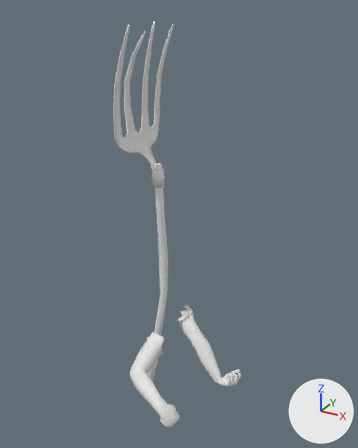
A saved change to the Blender file Mhmd/Blender/Placeholders/Placeholder_Hand/Hand_location_with_Fork.blend.
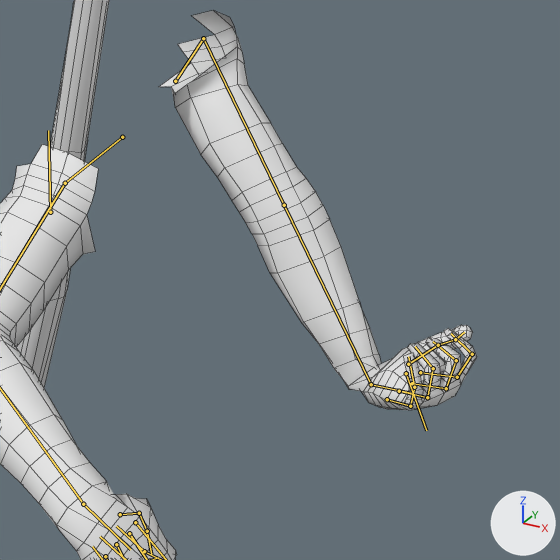
Each version is shown whole from a camera (50 mm lens) standing at (1.322, -2.089, 1.891) and looking at (0.215, -0.076, 0.885), then close up on the part from 40% to 72% of the width and 68% to 93% of the height. Lighting does not change. The marker at lower right points along +X, +Y and +Z. Both versions are drawn at frame 0 of the action 'Fork_Attack'; the numbers are the values there. The bones that bend it are drawn over the model as lines in the close-ups. The close-ups show mesh edges as thin lines.

Objects in the first close-up: 'Pitchfork_2_Handle', 'main_char.001'.
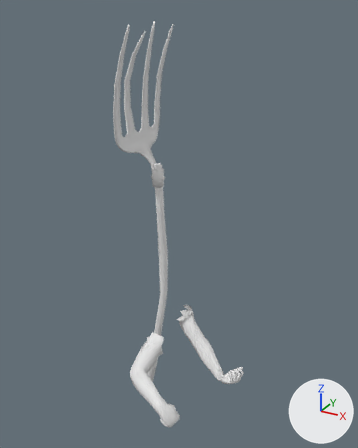
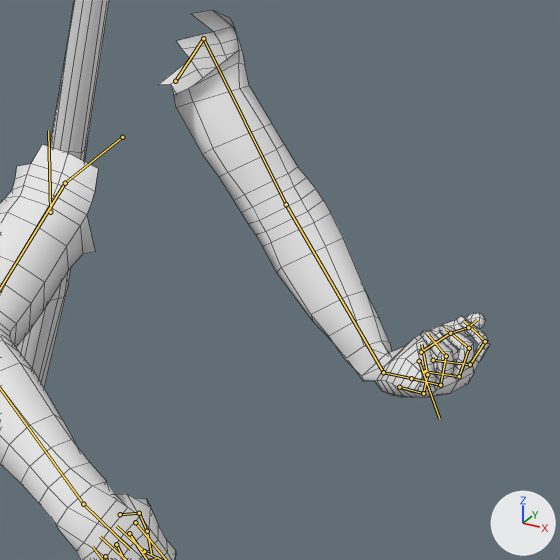
Commit message: fork idle and attack

Where the change shows, as pixel boxes (x1, y1, x2, y2) in the close-ups (560 x 560 px):
'main_char.001', posed
    before: (0, 10, 477, 560)
    after: (0, 10, 490, 560)

The edits, one by one:
Bone 'Wrist.L.001' (bone_wrist_l_001) moves from (-0.838, -0.656, -0.641) to (-0.811, -0.664, -0.658).
